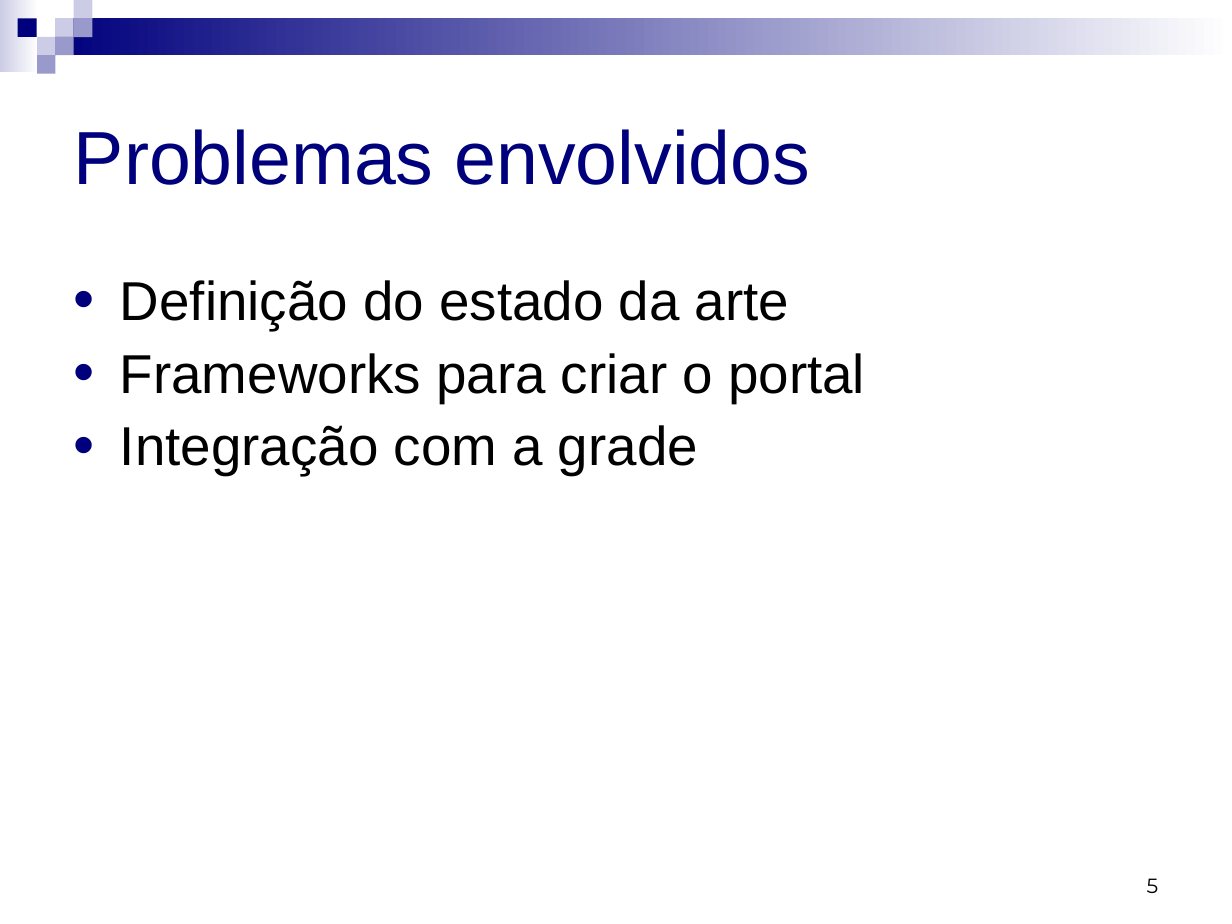
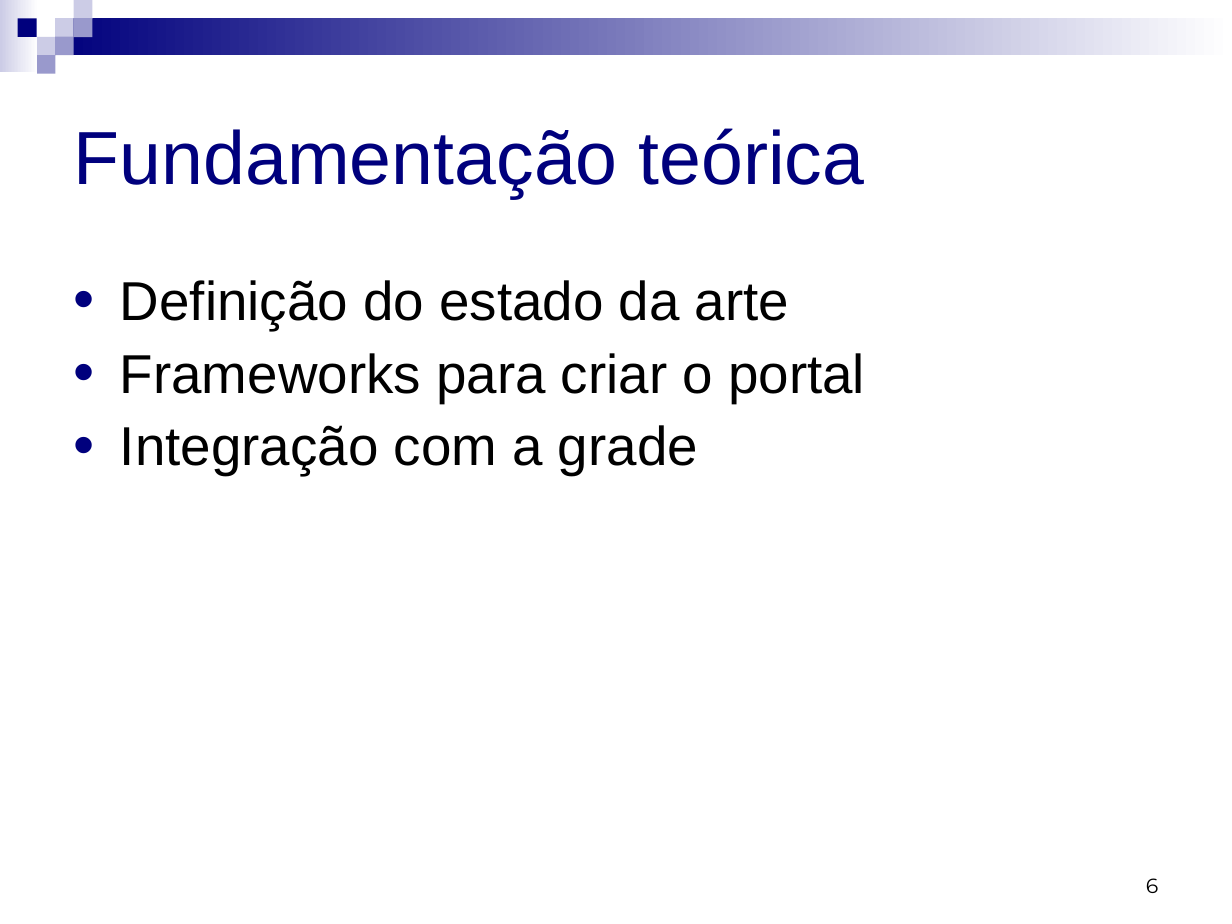
Before and after one commit to micheldavid/tcc-michel, a slide deck: slide 6 of Apresentação/Michel David da Costa - Apresentação.ppt (slide 5 before the commit). Drawn at 1232x924 pixels with LibreOffice and Linux fonts; fonts in the diff are those of the drawing. Boxes give left, top, right and bottom in pixels: in the first picture for what was removed or moved away, otherwise in the second. Text is boxed around its words. In the diff, an @@ line names an element or a change of style, - is before the commit and + after.

```diff
--- a/Apresentação/Michel David da Costa - Apresentação.ppt
+++ b/Apresentação/Michel David da Costa - Apresentação.ppt
@@ title at (74,128,865,198): text changed @@
-Problemas envolvidos
+Fundamentação teórica
@@ page number at (1146,878,1158,893): text changed @@
-5
+6
```
Also in this commit, not shown: 8 other slides changed, 3 slides added.
